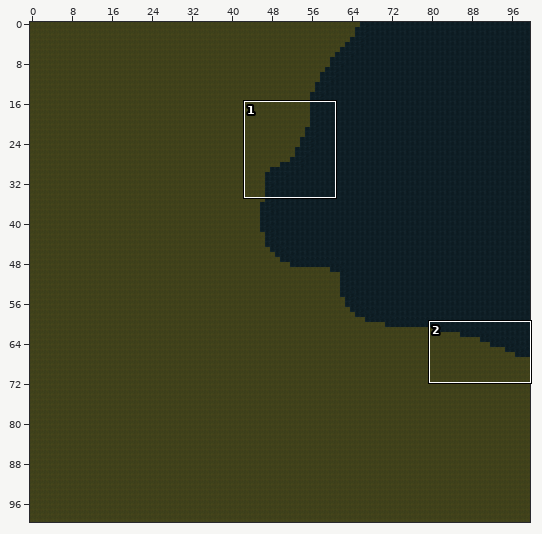
One commit to this Tiled map (JSON): LostAndDivine.ClientMonoGame/Content/Sectors/9_7.tmj. The first picture is a wide view before the edit; the outline marks the close-up.
Close-up. Old version:
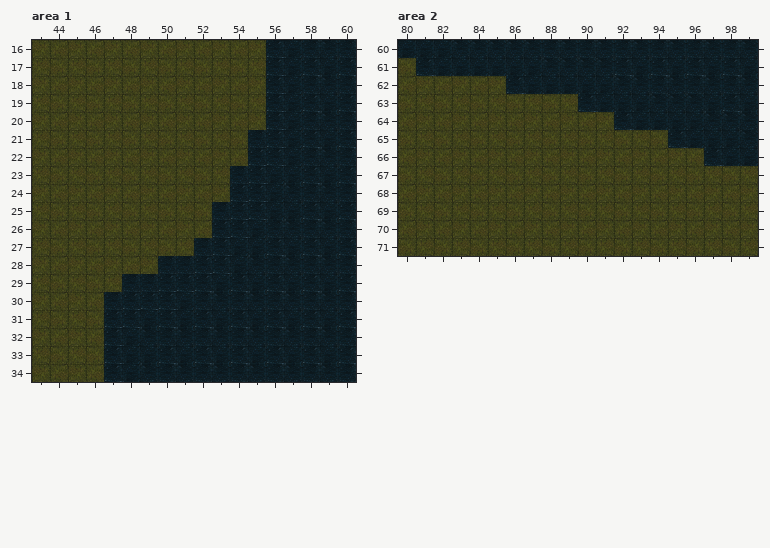
Cells are 64x64 px. Shown: area 1 x 43..60, y 16..34; area 2 x 80..99, y 60..71. The commit also changed other parts of the map, which this record leaves out.
Once edited:
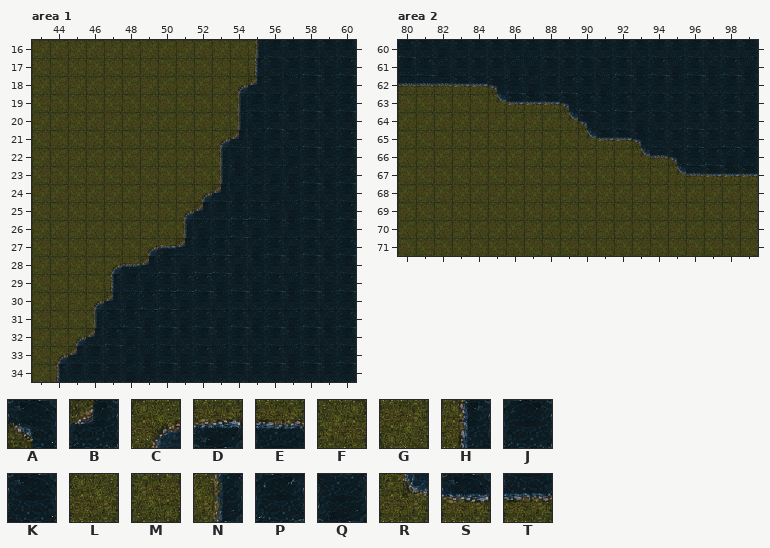
Key: from "World-Tilemap": A 11, B 41, C 68, D 69, E 70, F 91, G 92, H 98, J 99, K 100, L 121, M 122, N 128, P 129, Q 130, R 158, S 159, T 160.
_ is an empty cell.
Tiles replaced or removed in this view: F, G, J, K, L, M, P, Q.
The edit:
Changed rows in their new state; . is an unchanged cell.
Layer "Слой тайлов 1", area 1:
first column x 44:
16 ...........NJK
17 ...........HKK
18 ..........CBK.
19 ..........NJJ.
20 ..........NK.K
21 .........CBQJK
22 .........NQKJ.
23 .........NKK..
24 ........CBQJ..
25 .......CB.....
26 .......NQJ....
27 .....CDB......
28 ...CEBPQ......
29 ...H.Q........
30 ..CBQ.........
31 ..NK..........
32 .CB...........
33 CBJK..........
34 HJJK..........
Layer "Слой тайлов 1", area 2:
first column x 80:
60 PK..................
61 J..KKK..............
62 TTTSSA..JPK.........
63 .....RSSSA.KP.J.....
64 .........RAKJ.KKP...
65 ..........RSSAJKPKPJ
66 .............RTAP..K
67 ...............RTSSS
Pixel boxes of the changes (left, top, right, bottom) in both close-ups:
changed: (50, 40, 302, 382)
changed: (398, 40, 758, 184)
